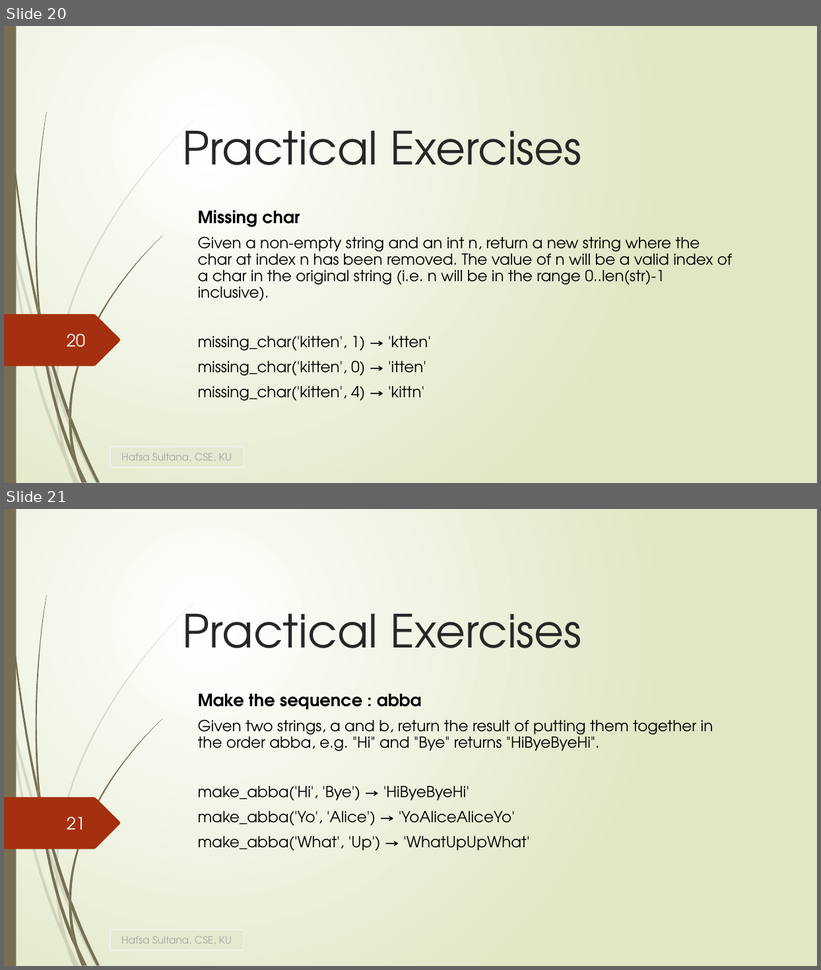
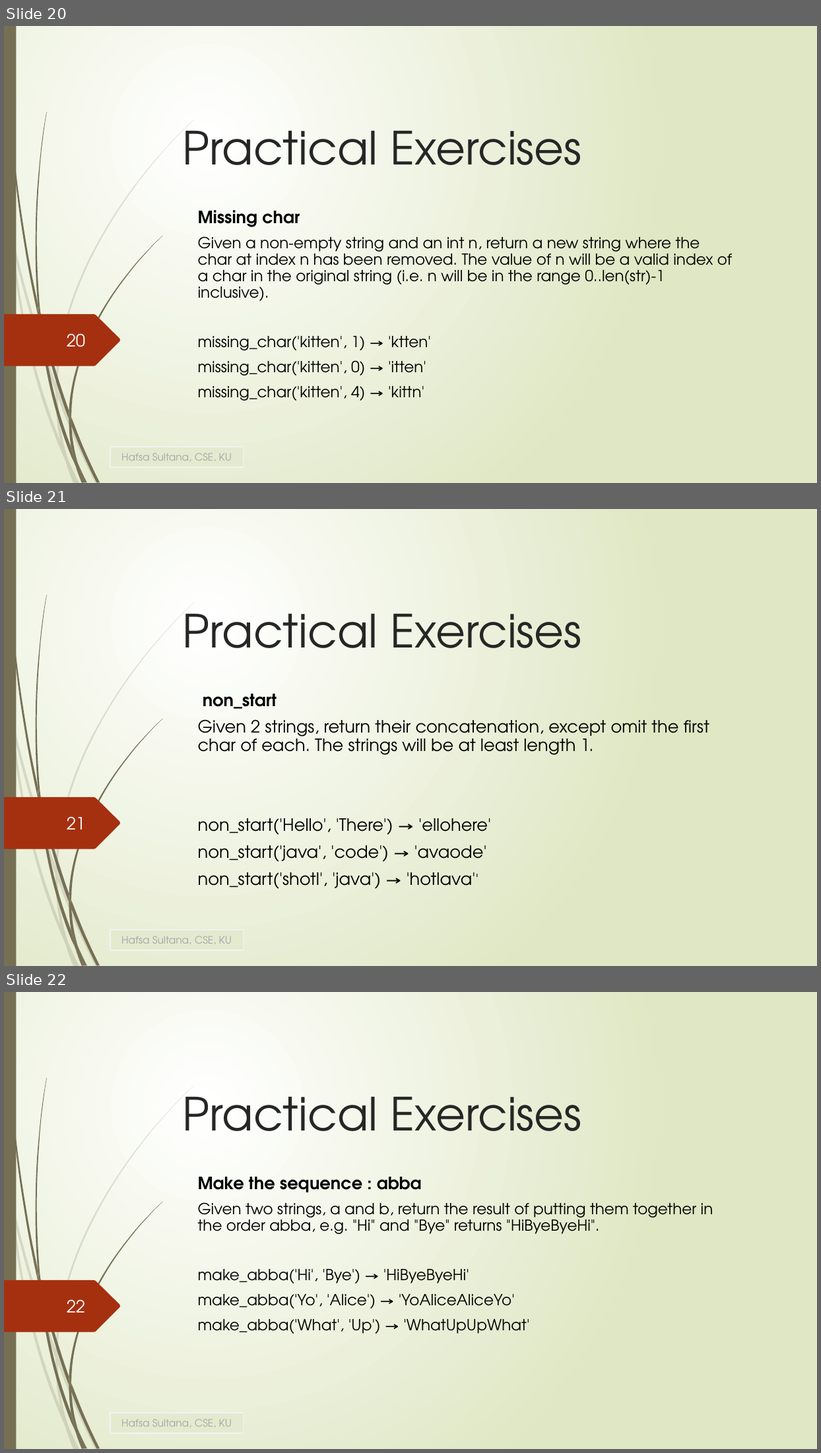
Before and after one commit to HafsaSultana/Python-Programming-Course-of-Bangladesh-Computer-Council, a slide deck: Lecture/Lecture4_Operator_String .pptx. Shown one above the other, each under a label of ours: slides 20 and 21 before the commit, slides 20, 21 and 22 after it. The pictures are 821x970 and 821x1453 pixels, drawn with LibreOffice and Linux fonts; fonts in the diff are those of the drawing. Boxes give left, top, right and bottom in pixels: in the first picture for what was removed or moved away, otherwise in the second. Text is boxed around its words. In the diff, an @@ line names an element or a change of style, - is before the commit and + after.

Commit message:
Add slide image

```diff
--- a/Lecture/Lecture4_Operator_String .pptx
+++ b/Lecture/Lecture4_Operator_String .pptx
@@ slide 21 added at box(4, 509, 817, 966), background gradient #FFFFFF to #DFE8C4; not listed: 24 template elements that a slide beside it also shows @@
@@ title added at box(183, 613, 582, 648), 54 pt, text #262626 @@
+Practical Exercises
@@ subtitle added at box(198, 694, 710, 889), 20 pt, text #000000 @@
+non_start
+Given 2 strings, return their concatenation, except omit the first char of each. The strings will be at least length 1.
+non_start('Hello', 'There') → 'ellohere'
+non_start('java', 'code') → 'avaode'
+non_start('shotl', 'java') → 'hotlava''
@@ page number added at box(67, 817, 85, 830), 20 pt, text #FEFFFF @@
+21
@@ rectangle added at box(110, 931, 243, 951), fill #E3EACF, outline #F2F2F2 1.25 pt, 12 pt, text #A6A6A6 @@
+Hafsa Sultana, CSE, KU
@@ what was slide 21 is now slide 22 @@
@@ page number at box(67, 1300, 85, 1313): text changed @@
-21
+22
```
Also in this commit, not shown: 14 other files.
